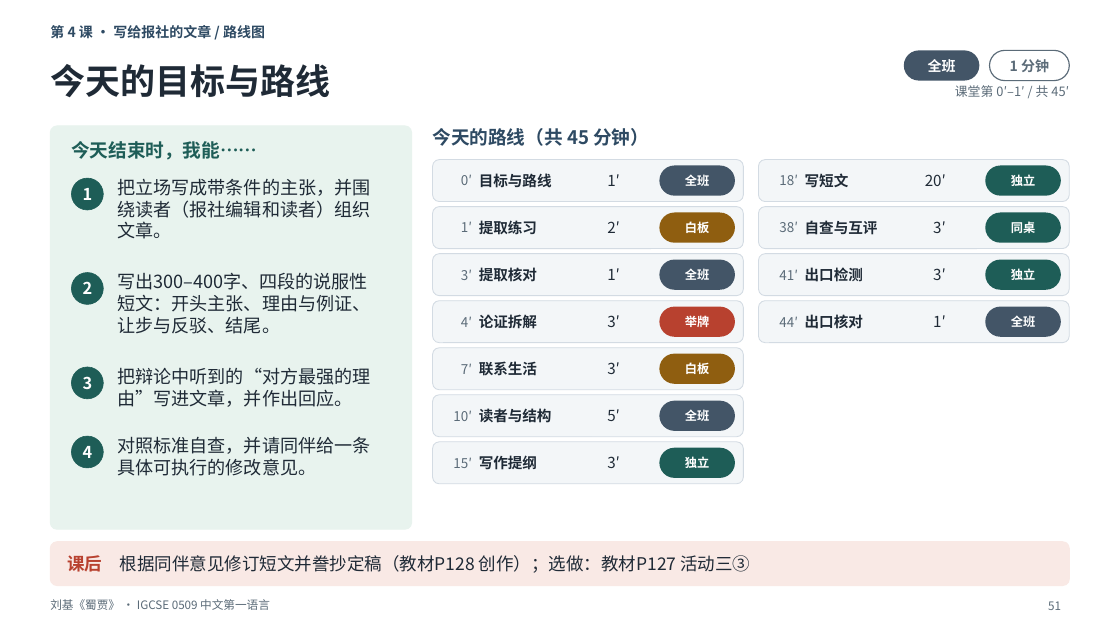
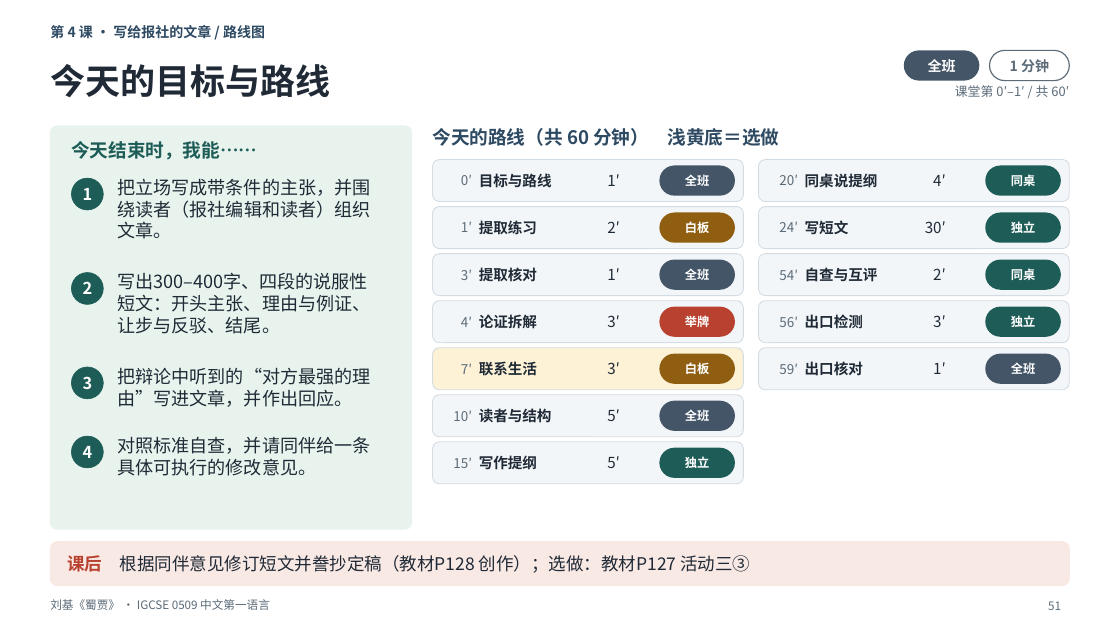
Before and after one commit to darcyduan2026/igcse-0509, a slide deck: slide 51 of LTP + Lesson slides/3.4 文言_刘基《蜀贾》_3课时/0509_3.4_文言_刘基《蜀贾》_4课时_课堂课件_v3.1_重做版.pptx. Drawn at 1120x630 pixels with LibreOffice and Linux fonts; fonts in the diff are those of the drawing. Boxes give left, top, right and bottom in pixels: in the first picture for what was removed or moved away, otherwise in the second. Text is boxed around its words. In the diff, an @@ line names an element or a change of style, - is before the commit and + after.

```diff
--- a/LTP + Lesson slides/3.4 文言_刘基《蜀贾》_3课时/0509_3.4_文言_刘基《蜀贾》_4课时_课堂课件_v3.1_重做版.pptx
+++ b/LTP + Lesson slides/3.4 文言_刘基《蜀贾》_3课时/0509_3.4_文言_刘基《蜀贾》_4课时_课堂课件_v3.1_重做版.pptx
@@ text at bbox=[955, 85, 1069, 97]: text changed @@
-课堂第 0′–1′ / 共 45′
+课堂第 0′–1′ / 共 60′
@@ text at bbox=[433, 128, 780, 146]: text changed @@
-今天的路线（共 45 分钟）
+今天的路线（共 60 分钟） 浅黄底＝选做
@@ text "20′": place and size @@
-text "20′" at bbox=[925, 174, 946, 186]
+text "20′" at bbox=[779, 174, 798, 185]
@@ text "20′" at bbox=[779, 174, 798, 185]: size 13 to 11.5 pt, text colour #1F2A36 to #5B6B78 @@
@@ text removed at bbox=[779, 174, 798, 185] @@
-18′
@@ text added at bbox=[805, 172, 878, 191], 12.5 pt, text #1F2A36, bold @@
+同桌说提纲
@@ text added at bbox=[933, 174, 946, 186], 13 pt, text #1F2A36 @@
+4′
@@ text "同桌": place and size @@
-text "同桌" at bbox=[1011, 222, 1035, 233]
+text "同桌" at bbox=[1011, 175, 1035, 186]
@@ text at bbox=[779, 221, 798, 232]: text changed @@
-38′
+24′
@@ text at bbox=[925, 221, 946, 233]: text changed @@
-3′
+30′
@@ text at bbox=[779, 269, 798, 280]: text changed @@
-41′
+54′
@@ text added at bbox=[933, 268, 946, 280], 13 pt, text #1F2A36 @@
+2′
@@ text added at bbox=[1011, 269, 1035, 280], 10.5 pt, text #FFFFFF, bold @@
+同桌
@@ text at bbox=[779, 316, 798, 327]: text changed @@
-44′
+56′
@@ text at bbox=[805, 314, 863, 329]: text changed @@
-出口核对
+出口检测
@@ rounded rectangle at bbox=[986, 307, 1061, 337]: fill #435567 to #1E5D57 @@
@@ rounded rectangle at bbox=[433, 348, 744, 390]: fill #F3F6F8 to #FDF1D6 @@
@@ rounded rectangle added at bbox=[759, 348, 1070, 390], fill #F3F6F8, outline #D3DBE3 0.75 pt @@
@@ 7 texts: place and size @@
-7 texts at bbox=[805, 173, 1035, 327]
+7 texts at bbox=[805, 220, 1035, 374]
@@ rounded rectangle added at bbox=[986, 354, 1061, 384], fill #435567 @@
@@ text added at bbox=[779, 363, 798, 374], 11.5 pt, text #5B6B78 @@
+59′
@@ text at bbox=[805, 361, 863, 376]: text changed @@
-出口检测
+出口核对
@@ text at bbox=[607, 456, 620, 468]: text changed @@
-3′
+5′
```
Also in this commit, not shown: 55 other slides changed, 1 slide added, 2 other files.
